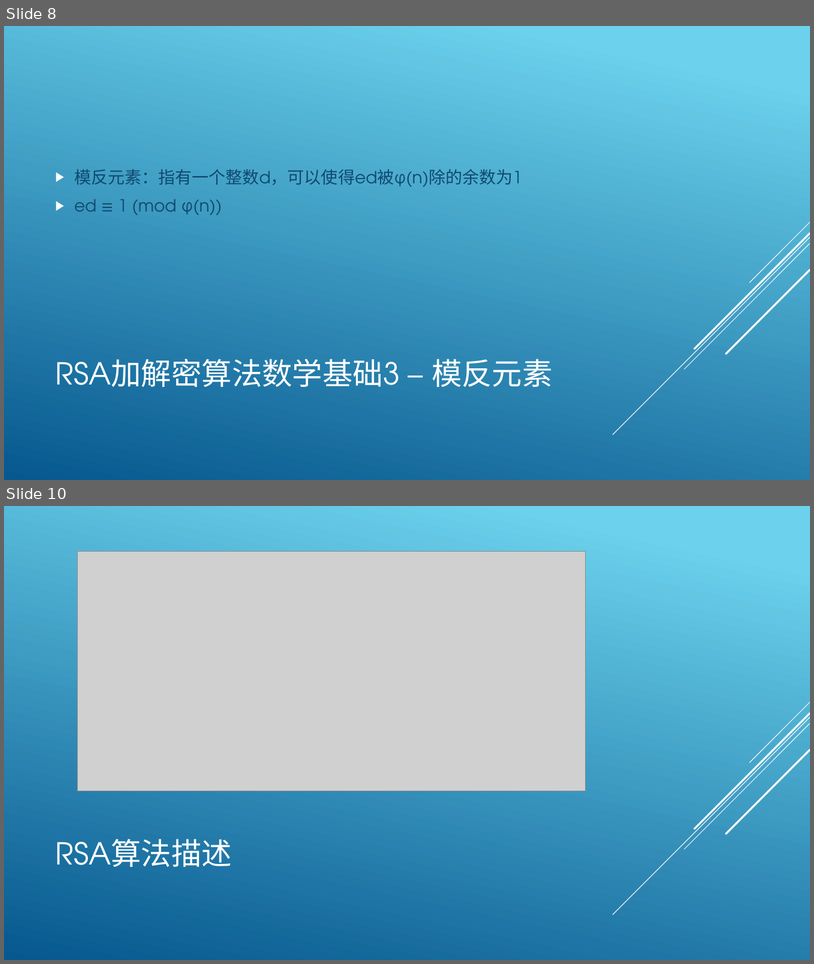
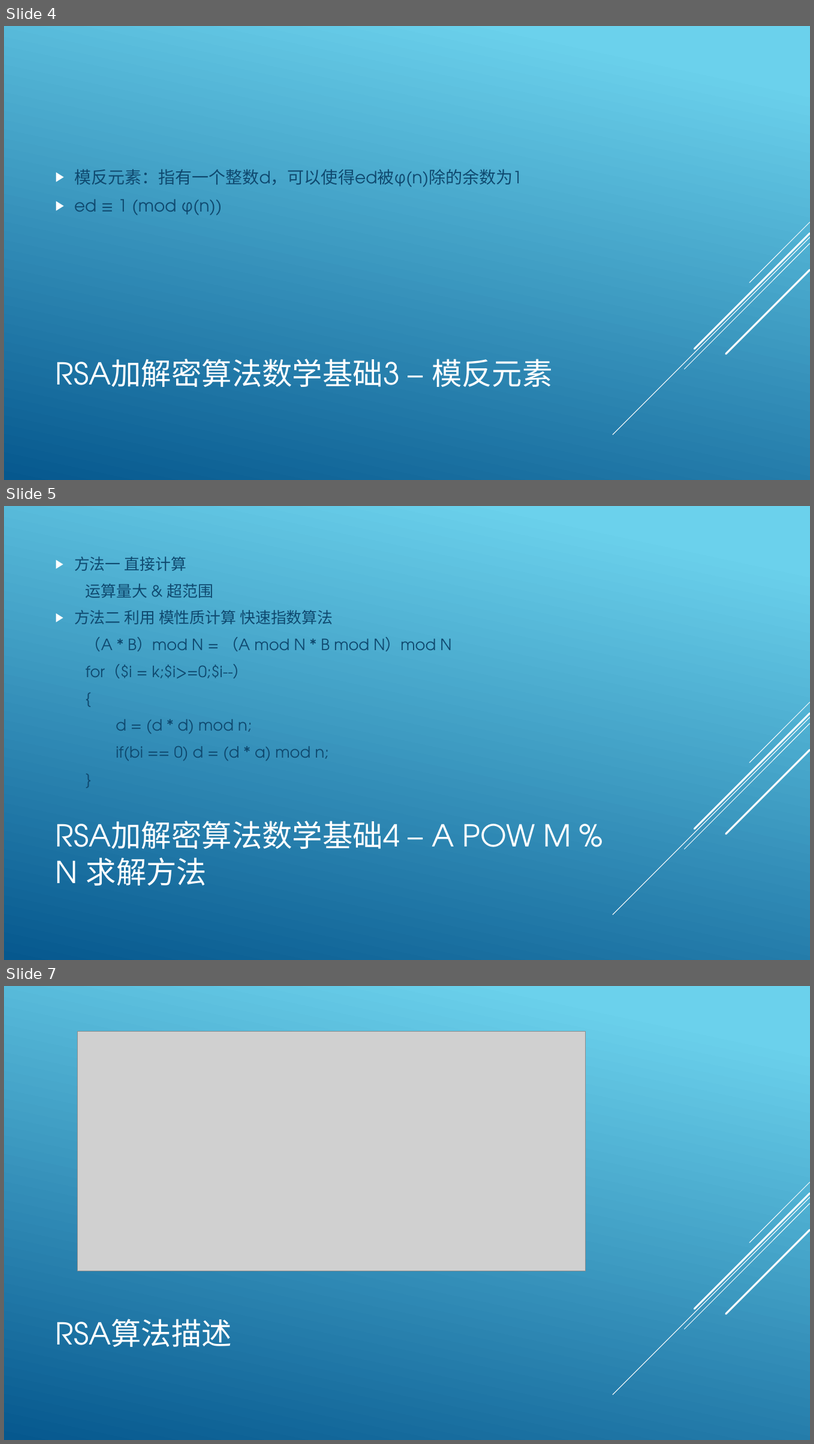
Before and after one commit to lmq1117/l56xx, a slide deck: document/limq.pptx. Shown one above the other, each under a label of ours: slides 8 and 10 before the commit, slides 4, 5 and 7 after it; the slides between them are not shown. The pictures are 814x964 and 814x1444 pixels, drawn with LibreOffice and Linux fonts; fonts in the diff are those of the drawing; grey boxes stand for pictures. Boxes give left, top, right and bottom in pixels: in the first picture for what was removed or moved away, otherwise in the second. Text is boxed around its words. In the diff, an @@ line names an element or a change of style, - is before the commit and + after.

```diff
--- a/document/limq.pptx
+++ b/document/limq.pptx
@@ slide 5 added at (x1=4, y1=506, x2=810, y2=960), background gradient #6ED2EB to #06588E; not listed: 5 template elements that a slide beside it also shows @@
@@ text added at (x1=74, y1=556, x2=452, y2=760), 18.5 pt, text #0F496F @@
+▶ 方法一 直接计算
+运算量大 & 超范围
+▶ 方法二 利用 模性质计算 快速指数算法
+（A * B）mod N = （A mod N * B mod N）mod N
+for（$i = k;$i>=0;$i--）
+{
+d = (d * d) mod n;
+if(bi == 0) d = (d * a) mod n;
+}
@@ title added at (x1=56, y1=820, x2=572, y2=885), 36 pt, text #FFFFFF @@
+RSA加解密算法数学基础4 – A POW M % N 求解方法
@@ what was slide 8 is now slide 4 @@
@@ what was slide 10 is now slide 7 @@
```
Also in this commit, not shown: 3 slides changed, 5 other slides added, 5 slides removed.
